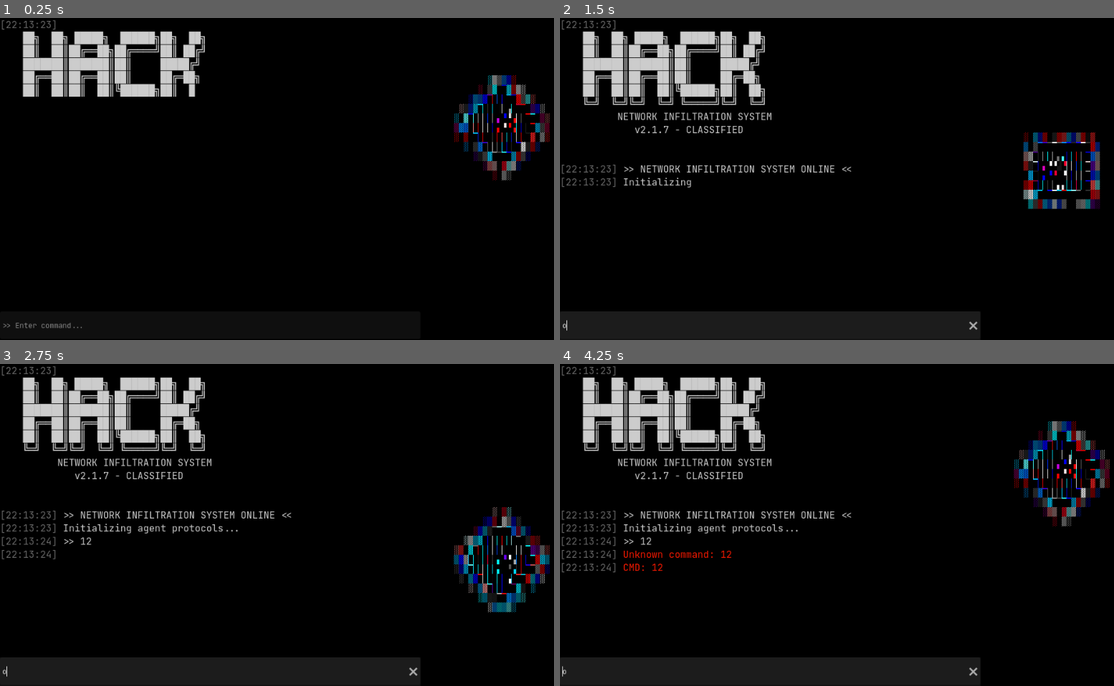
Above: before the commit, frames 1-4 (two rows, left to right).
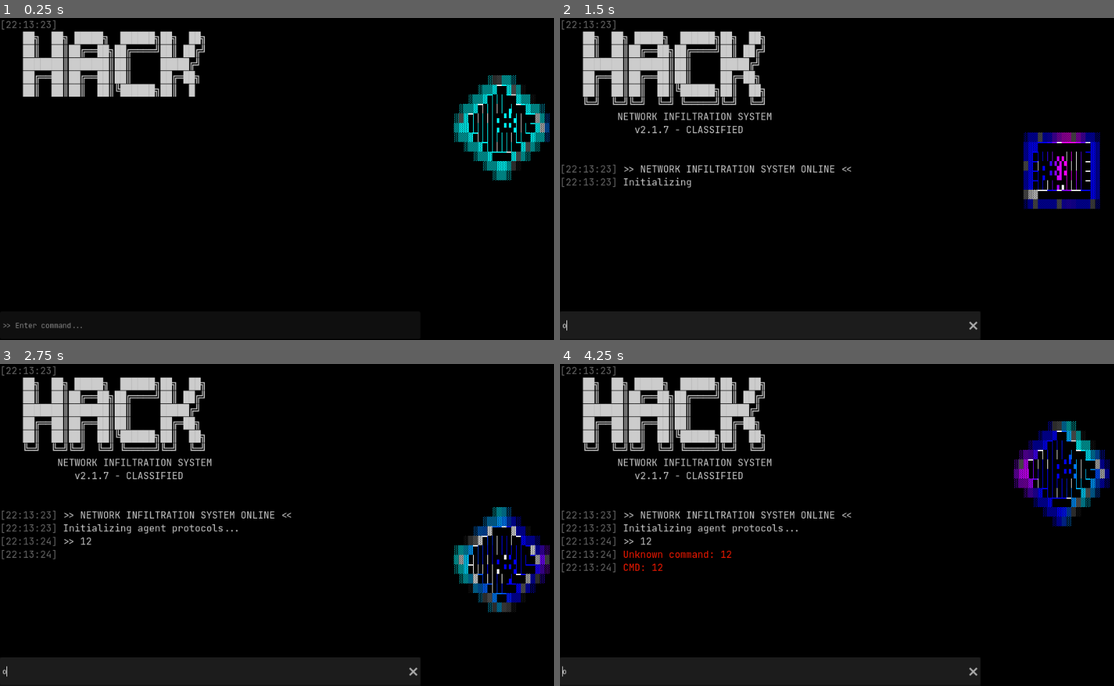
Above: after the commit, the same moments.

Repository: timrolls/Idle-Hacker
Game: Godot game, scene res://Scenes/Levels/main.tscn
Same seed, same stepped clock (60 frames per second), same inputs: the game is played once before the commit and once after it. This scene is started directly instead of the project's main scene. The engine's default icon, where the game draws it, is replaced by a stand-in: a white triangle on a blue panel in a dark square.
Inputs (mouse positions are in pixels of both pictures, inside the frame that each line leads up to):
- Up to frame 1 (0.25 s): no input
- Up to frame 2 (1.5 s): click (770, 327) at 0.52 s; type "12" at 0.6 s; tap Enter at 1.25 s; move the mouse to (975, 162) at 1.27 s; hold Up (ui_up) from 1.28 s (still down); tap O at 1.35 s; click (975, 162) at 1.42 s
- Up to frame 3 (2.75 s): release Up (ui_up) at 2 s; drag from (171, 541) to (260, 589) at 2.02 s
- Up to frame 4 (4.25 s): move the mouse to (903, 454) at 2.77 s; hold Up (ui_up) 2.78-3.5 s; tap Shift at 2.85 s; drag from (820, 589) to (676, 476) at 3.52 s

The runs differ from the first frame. In frame 1, 2.1% of the frame differs, in the area x 81-100%, y 17-51%; in frame 2, 1.8%; in frame 3, 2.0%; in frame 4, 2.1%.

Commit message:
Added noise distribution to colors and animation over time in ascii shader

Diff:
--- a/idle-hacker/Scenes/Levels/main.tscn
+++ b/idle-hacker/Scenes/Levels/main.tscn
@@ -16,9 +16,15 @@
 shader_parameter/available_columns = 10
 shader_parameter/max_columns = 16
 shader_parameter/color_intensity = 3.0
-shader_parameter/randomness = 1.0
-shader_parameter/use_original_brightness = true
-shader_parameter/black_threshold = 0.05
+shader_parameter/randomness = 0.722
+shader_parameter/use_original_brightness = false
+shader_parameter/noise_scale = 8.0
+shader_parameter/noise_octaves = 1
+shader_parameter/color_blend_smoothness = 1.0
+shader_parameter/animate_colors = true
+shader_parameter/animation_speed = 2.0
+shader_parameter/animation_direction = Vector2(1, 0.5)
+shader_parameter/time_scale = 0.5
 
 [sub_resource type="Animation" id="Animation_w0lsm"]
 length = 0.001
--- a/idle-hacker/Shaders/ascii_color.gdshader
+++ b/idle-hacker/Shaders/ascii_color.gdshader
@@ -12,11 +12,49 @@
 uniform float color_intensity : hint_range(0.0, 3.0) = 1.5;
 uniform float randomness : hint_range(0.0, 1.0) = 0.5;
 uniform bool use_original_brightness = true;
-uniform float black_threshold : hint_range(0.0, 0.2) = 0.05;
+uniform float noise_scale : hint_range(0.1, 10.0) = 2.0;
+uniform int noise_octaves : hint_range(1, 4) = 3;
+uniform float color_blend_smoothness : hint_range(0.0, 1.0) = 0.3;
+uniform bool animate_colors = true;
+uniform float animation_speed : hint_range(0.0, 5.0) = 1.0;
+uniform vec2 animation_direction = vec2(1.0, 0.5);
+uniform float time_scale : hint_range(0.1, 10.0) = 1.0;
 
 // Simple hash function for pseudo-random numbers
 float hash(vec2 p) {
 	return fract(sin(dot(p, vec2(127.1, 311.7))) * 43758.5453123);
+}
+
+// 2D Simplex-like noise function
+float noise(vec2 p) {
+	vec2 i = floor(p);
+	vec2 f = fract(p);
+
+	// Four corners
+	float a = hash(i);
+	float b = hash(i + vec2(1.0, 0.0));
+	float c = hash(i + vec2(0.0, 1.0));
+	float d = hash(i + vec2(1.0, 1.0));
+
+	// Smooth interpolation
+	vec2 u = f * f * (3.0 - 2.0 * f);
+
+	return mix(a, b, u.x) + (c - a) * u.y * (1.0 - u.x) + (d - b) * u.x * u.y;
+}
+
+// Multi-octave noise for more natural patterns
+float fbm(vec2 p, int octaves) {
+	float value = 0.0;
+	float amplitude = 0.5;
+	float frequency = 1.0;
+
+	for (int i = 0; i < octaves; i++) {
+		value += amplitude * noise(p * frequency);
+		amplitude *= 0.5;
+		frequency *= 2.0;
+	}
+
+	return value;
 }
 
 void fragment() {
@@ -36,24 +74,37 @@
 	// Get the ASCII character
 	vec4 ascii_char = texture( ascii_tex, ascii_uv + vec2( col * ( float( available_columns ) / float( max_columns ) ), 0.0 ) );
 
-	// Generate pseudo-random value based on screen position
-	vec2 cell_pos = floor( SCREEN_UV / SCREEN_PIXEL_SIZE / ascii_size );
-	float random_val = hash(cell_pos);
-
 	// Calculate brightness for threshold check
 	float brightness = dot(color.rgb, MONOCHROME_SCALE);
 
 	// Only render characters if brightness is above threshold
-	if (brightness < black_threshold) {
+	if (brightness < 0.05) {
 		// Keep negative space black
 		COLOR = vec4(0.0, 0.0, 0.0, 1.0);
 	} else {
+		// Generate noise-based color selection
+		vec2 cell_pos = floor( SCREEN_UV / SCREEN_PIXEL_SIZE / ascii_size );
+		vec2 noise_coord = cell_pos * noise_scale * 0.01;
+
+		// Add time-based animation if enabled
+		if (animate_colors) {
+			vec2 time_offset = TIME * animation_speed * animation_direction * time_scale;
+			noise_coord += time_offset;
+		}
+
+		// Get noise value for smooth color transitions
+		float noise_val = fbm(noise_coord, noise_octaves);
+
+		// Generate random value for randomness control
+		float random_val = hash(cell_pos);
+
 		// Choose between original color and random palette color based on randomness
 		vec3 final_color;
 
 		if (random_val < randomness) {
-			// Use random palette color
-			vec2 palette_uv = vec2(hash(cell_pos + vec2(1.0, 0.0)), 0.5);
+			// Use noise-based palette color selection
+			float normalized_noise = (noise_val + 1.0) * 0.5; // Convert from [-1,1] to [0,1]
+			vec2 palette_uv = vec2(normalized_noise, 0.5);
 			vec4 palette_color = texture( palette_tex, palette_uv );
 
 			if (use_original_brightness) {
@@ -62,6 +113,24 @@
 			} else {
 				// Use palette color at full intensity
 				final_color = palette_color.rgb;
+			}
+
+			// Optional: Blend with neighboring colors for even smoother transitions
+			if (color_blend_smoothness > 0.0) {
+				// Sample slightly offset noise for blending (also animated)
+				vec2 blend_coord = noise_coord + vec2(0.1);
+				float noise_offset = fbm(blend_coord, noise_octaves);
+				float normalized_offset = (noise_offset + 1.0) * 0.5;
+				vec4 blend_color = texture( palette_tex, vec2(normalized_offset, 0.5) );
+
+				// Smooth blend factor based on noise gradients
+				float blend_factor = smoothstep(0.0, 1.0, abs(noise_val - noise_offset)) * color_blend_smoothness;
+
+				if (use_original_brightness) {
+					blend_color.rgb *= max(brightness, 0.3);
+				}
+
+				final_color = mix(final_color, blend_color.rgb, blend_factor);
 			}
 		} else {
 			// Use original color converted to grayscale
